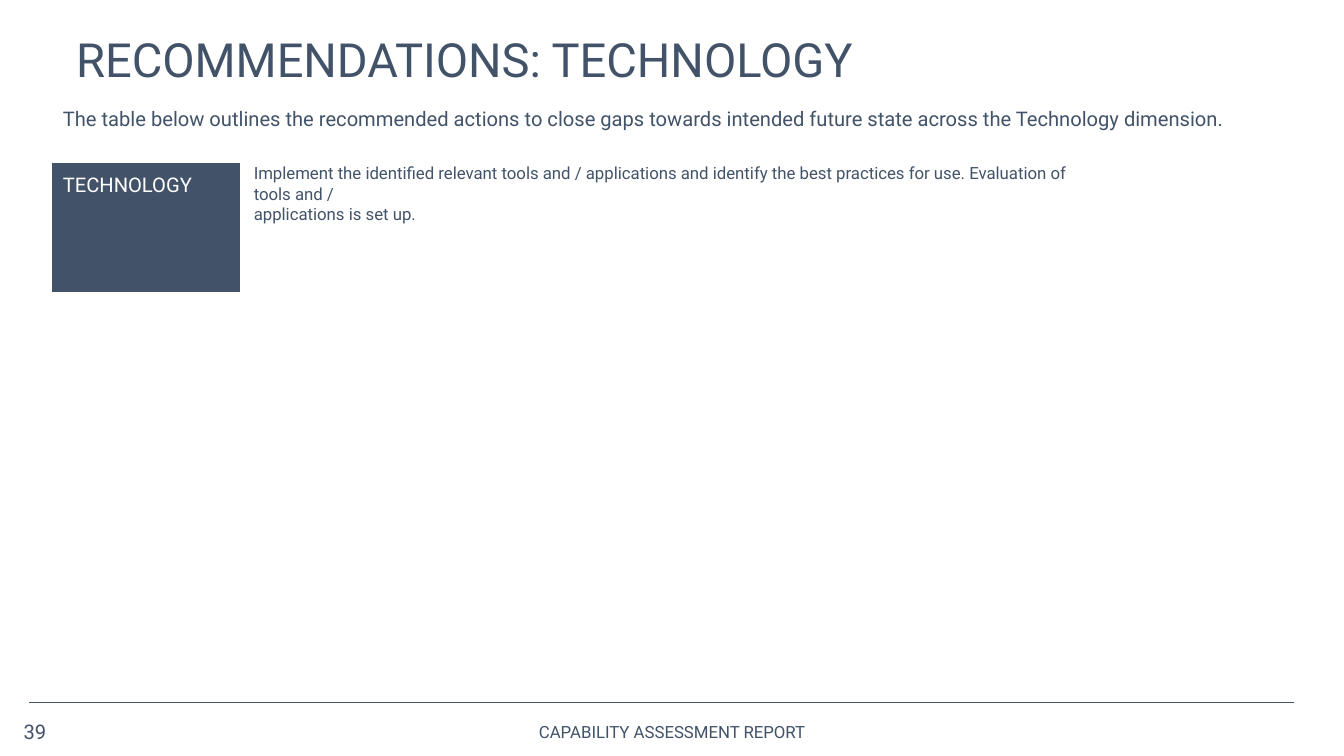
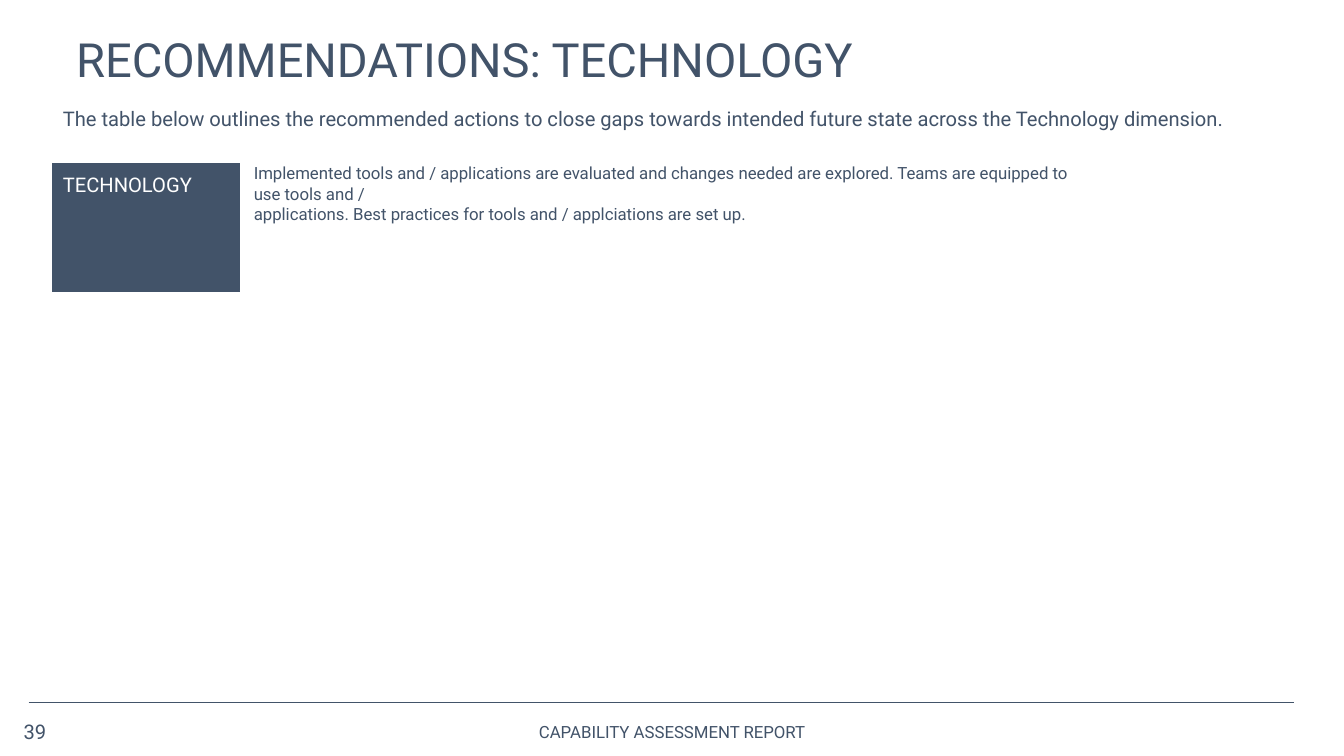
Before and after one commit to opus-meum/power-automate, a slide deck: slide 39 of Capability Assessment Report.pptx. Drawn at 1344x756 pixels with LibreOffice and Linux fonts; fonts in the diff are those of the drawing; background and template pictures are left out. Boxes give left, top, right and bottom in pixels: in the first picture for what was removed or moved away, otherwise in the second. Text is boxed around its words. In the diff, an @@ line names an element or a change of style, - is before the commit and + after.

```diff
--- a/Capability Assessment Report.pptx
+++ b/Capability Assessment Report.pptx
@@ text at (254,166,1068,224): text changed @@
-Implement the identified relevant tools and / applications and identify the best practices for use. Evaluation of tools and /
-applications is set up.
+Implemented tools and / applications are evaluated and changes needed are explored. Teams are equipped to use tools and /
+applications. Best practices for tools and / applciations are set up.
```
Also in this commit, not shown: 9 other slides changed, 19 other files.
